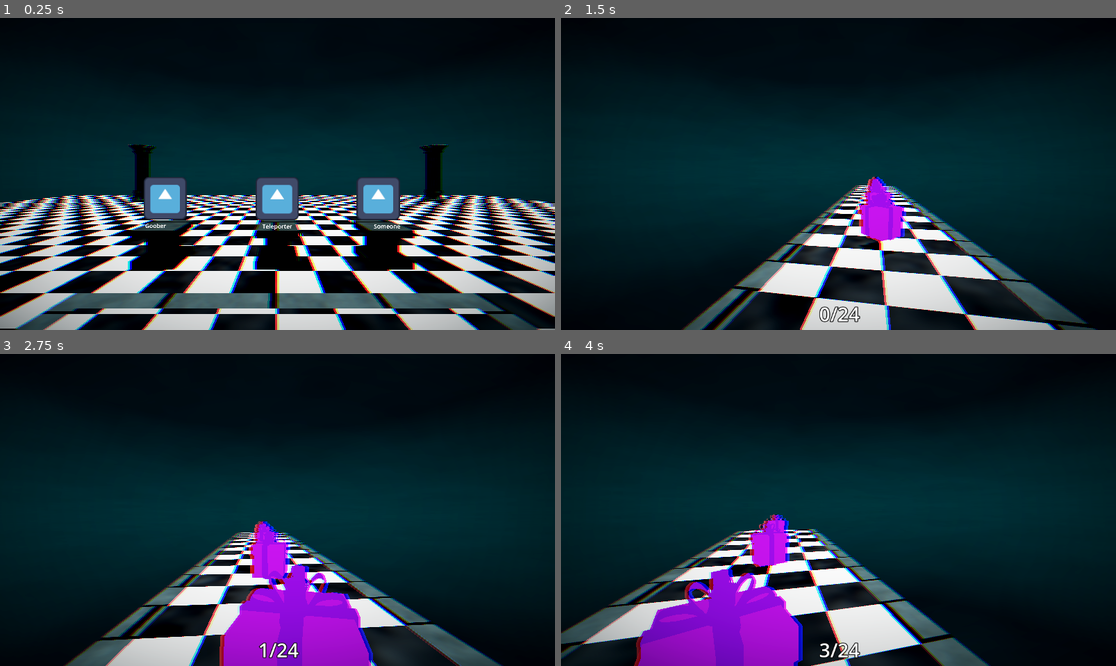
Above: before the commit, frames 1-4 (two rows, left to right).
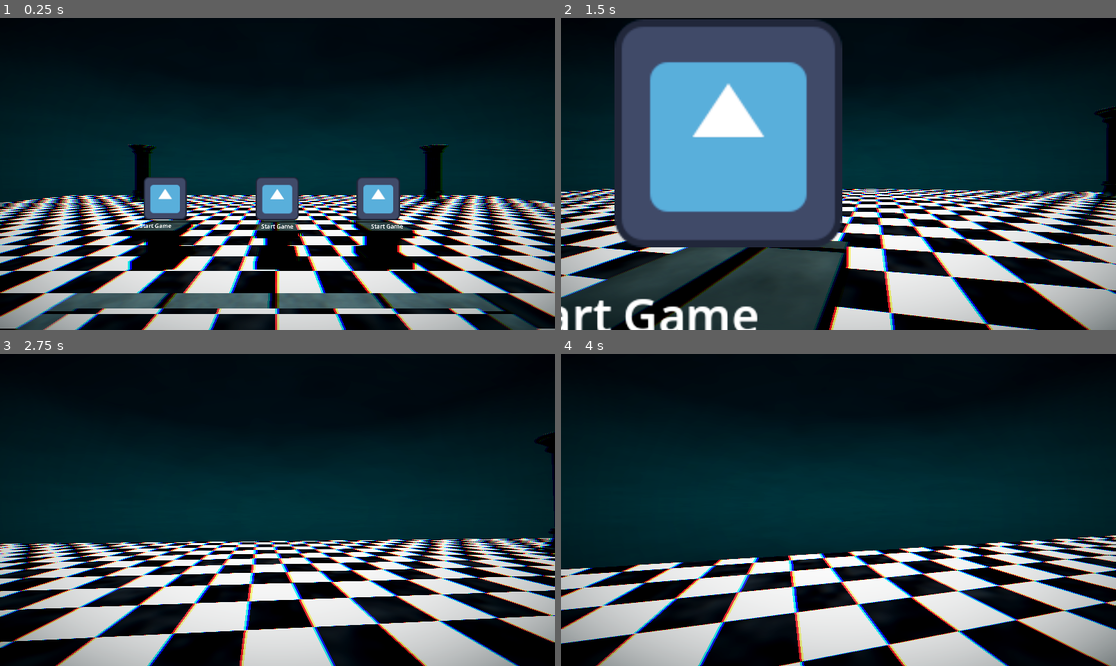
Above: after the commit, the same moments.

Repository: moonwavestudios/Voidscape
Game: Godot game, scene res://main.tscn
Same seed, same stepped clock (60 frames per second), same inputs: the game is played once before the commit and once after it. The engine's default icon, where the game draws it, is replaced by a stand-in: a white triangle on a blue panel in a dark square.
Inputs (mouse positions are in pixels of both pictures, inside the frame that each line leads up to):
- Up to frame 1 (0.25 s): no input
- Up to frame 2 (1.5 s): tap Enter (ui_accept) at 0.5, 0.77 s; move the mouse to (866, 174) at 0.52 s; hold Up (ui_up) from 0.53 s (still down); tap E (dash) at 0.6 s; tap F (interact) at 1.25, 1.35 s; move the mouse to (810, 174) at 1.27 s
- Up to frame 3 (2.75 s): keep holding Up (ui_up); tap Enter (ui_accept) at 1.52 s; tap F (interact) at 2 s; move the mouse to (288, 503) at 2.02 s; tap E (dash) at 2.1 s
- Up to frame 4 (4 s): keep holding Up (ui_up); move the mouse to (832, 516) at 2.77 s; tap F (interact) at 2.85 s; tap Enter (ui_accept) at 3.02, 3.77 s; move the mouse to (877, 513) at 3.52 s; tap E (dash) at 3.6 s

The runs differ from the first frame. In frame 1, 0.1% of the frame differs, in the area x 25-73%, y 65-68%; in frame 2, 59%, in the area x 0-100%, y 0-100%; in frame 3, 31%; in frame 4, 29%.
Error after the commit: Trying to return value of type "Dictionary" from a function whose return type is "Array". (res://scripts/active_modifiers.gd:59)

Commit message:
added altar modifiers

Diff:
--- a/scenes/altar.tscn
+++ b/scenes/altar.tscn
@@ -1,5 +1,6 @@
 [gd_scene format=3 uid="uid://vfgsf6151awq"]
 
+[ext_resource type="Script" uid="uid://bvuux88b63p1m" path="res://scripts/altar.gd" id="1_7ynsc"]
 [ext_resource type="PackedScene" uid="uid://bqs3r4f0unodw" path="res://scenes/proximity_prompt.tscn" id="1_hwdfh"]
 [ext_resource type="ArrayMesh" uid="uid://b7ndqqfrxls4o" path="res://assets/models/altar.obj" id="2_si8oa"]
 [ext_resource type="Material" uid="uid://cv0dks4delbhh" path="res://assets/materials/stone.tres" id="3_dwhmf"]
@@ -20,6 +21,7 @@
 billboard_keep_scale = true
 
 [node name="altar" type="Node3D" unique_id=1265756253]
+script = ExtResource("1_7ynsc")
 
 [node name="StaticBody3D" type="StaticBody3D" parent="." unique_id=1041145366]
 transform = Transform3D(1, 0, 0, 0, 1, 0, 0, 0, 1, 0, 1.1229875, 0)
--- a/scripts/active_modifiers.gd
+++ b/scripts/active_modifiers.gd
@@ -9,7 +9,10 @@
 	},
 	"Threats" = {
 
-	}
+	},
+	"Altar" = [
+
+	]
 }
 
 var all_modifiers = {
@@ -24,6 +27,10 @@
 		"Rings of speed": "Increase your speed by 2x",
 		"Lower Gravity": "You think that'd be helpful",
 	},
+	"Altar" = [
+		"He's here",
+
+	],
 	"Threats" = {
 		"Horse": "Jumps around the map, creating massive shockwaves when landing. just be careful and don't stand still",
 		"Bell": "Ringing the bell will throw you into the air, but be careful and don't ring it too many times",
@@ -33,10 +40,15 @@
 	}
 }
 
-func get_random_options(modifier_type: String, count: int = 3) -> Dictionary:
+func get_random_options(modifier_type: String, count: int = 3) -> Array:
 	if not all_modifiers.has(modifier_type):
-		return {}
+		return []
 	var pool = all_modifiers[modifier_type].duplicate()
+	if pool is Array:
+		for item in active_modifiers[modifier_type]:
+			pool.erase(item)
+		pool.shuffle()
+		return pool.slice(0, min(count, pool.size()))
 	for key in active_modifiers[modifier_type].keys():
 		pool.erase(key)
 	var result = {}
@@ -46,20 +58,28 @@
 		result[keys[i]] = pool[keys[i]]
 	return result
 
-func _add_modifier(modifier_type: String, modifier_name: String, modifier_effect: String) -> void:
+func _add_modifier(modifier_type: String, modifier_name: String, modifier_effect: String = "") -> void:
 	if active_modifiers.has(modifier_type):
-		active_modifiers[modifier_type][modifier_name] = modifier_effect
+		if active_modifiers[modifier_type] is Array:
+			active_modifiers[modifier_type].append(modifier_name)
+		else:
+			active_modifiers[modifier_type][modifier_name] = modifier_effect
 	else:
 		print("Invalid modifier type: " + modifier_type)
 
 func _remove_modifier(modifier_type: String, modifier_name: String) -> void:
 	if active_modifiers.has(modifier_type):
-		active_modifiers[modifier_type].erase(modifier_name)
+		if active_modifiers[modifier_type] is Array:
+			active_modifiers[modifier_type].erase(modifier_name)
+		else:
+			active_modifiers[modifier_type].erase(modifier_name)
 	else:
 		print("Invalid modifier type: " + modifier_type)
 
 func _get_modifier_names(modifier_type: String) -> Array:
 	if active_modifiers.has(modifier_type):
+		if active_modifiers[modifier_type] is Array:
+			return active_modifiers[modifier_type]
 		return active_modifiers[modifier_type].keys()
 	else:
 		print("Invalid modifier type: " + modifier_type)
--- /dev/null
+++ b/scripts/altar.gd
@@ -0,0 +1 @@
+extends Node3D
Not shown, added: scripts/altar.gd.uid
